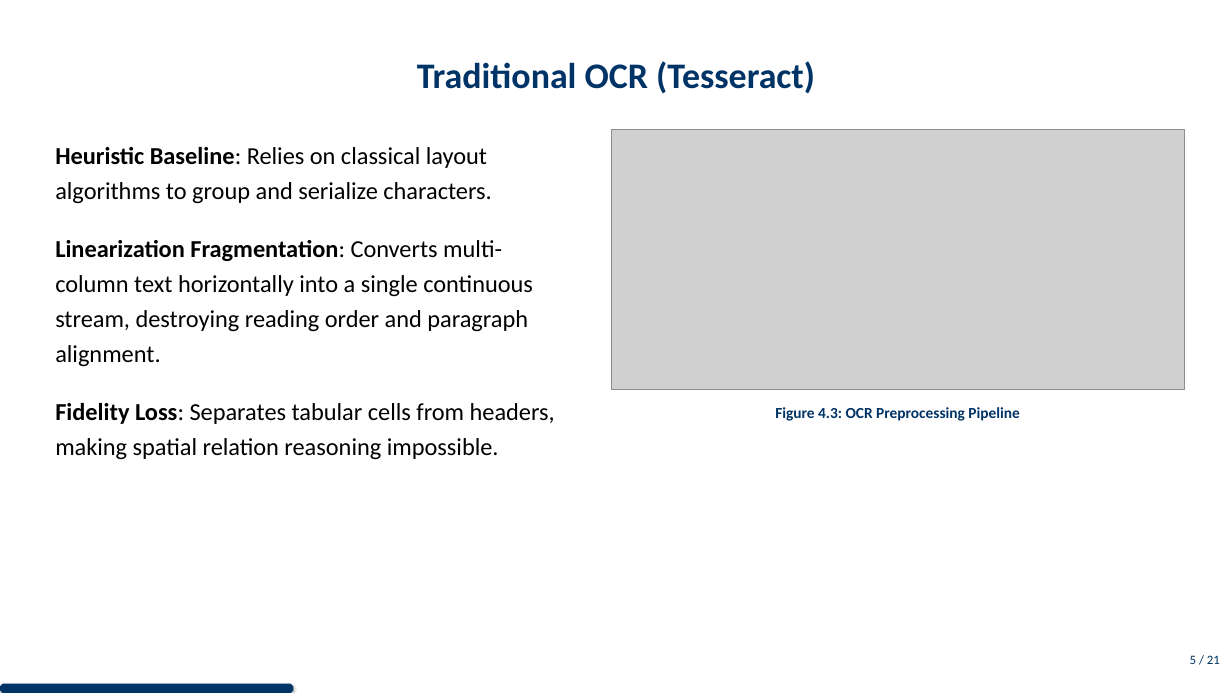
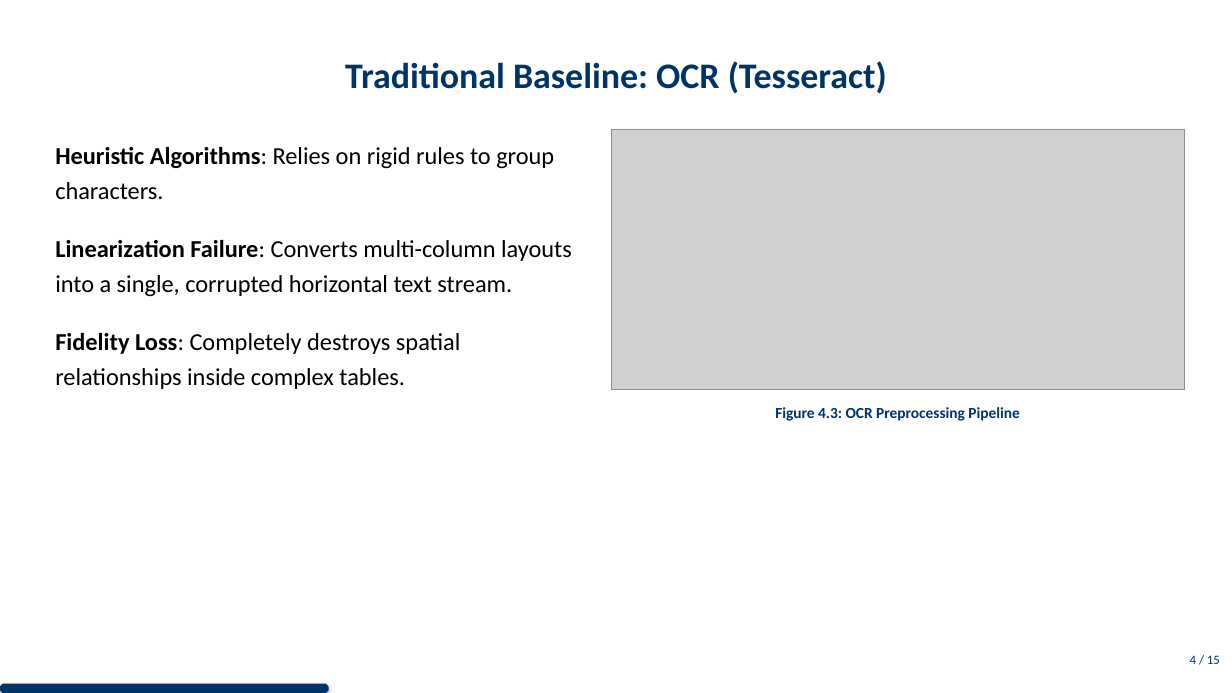
Before and after one commit to DESMOND135/DOCVQA-RAG-PERCEPTION-BENCHMARK, a slide deck: slide 5 of MAIN/presentation/presentation.pptx (slide 6 before the commit). Drawn at 1232x693 pixels with LibreOffice and Linux fonts; fonts in the diff are those of the drawing; grey boxes stand for pictures. Boxes give left, top, right and bottom in pixels: in the first picture for what was removed or moved away, otherwise in the second. Text is boxed around its words. In the diff, an @@ line names an element or a change of style, - is before the commit and + after.

```diff
--- a/MAIN/presentation/presentation.pptx
+++ b/MAIN/presentation/presentation.pptx
@@ title at (345, 61, 887, 94): text changed @@
-Traditional OCR (Tesseract)
+Traditional Baseline: OCR (Tesseract)
@@ text at (55, 147, 572, 389): text changed @@
-Heuristic Baseline: Relies on classical layout algorithms to group and serialize characters.
-Linearization Fragmentation: Converts multi-column text horizontally into a single continuous stream, destroying reading order and paragraph alignment.
-Fidelity Loss: Separates tabular cells from headers, making spatial relation reasoning impossible.
+Heuristic Algorithms: Relies on rigid rules to group characters.
+Linearization Failure: Converts multi-column layouts into a single, corrupted horizontal text stream.
+Fidelity Loss: Completely destroys spatial relationships inside complex tables.
@@ text at (1190, 655, 1220, 664): text changed @@
-5 / 21
+4 / 15
@@ octagon: place and size @@
-octagon at (0, 684, 293, 693)
+octagon at (0, 684, 329, 693)
```
Also in this commit, not shown: 12 other slides changed, 1 slide added, 7 slides removed, 23 other files.
